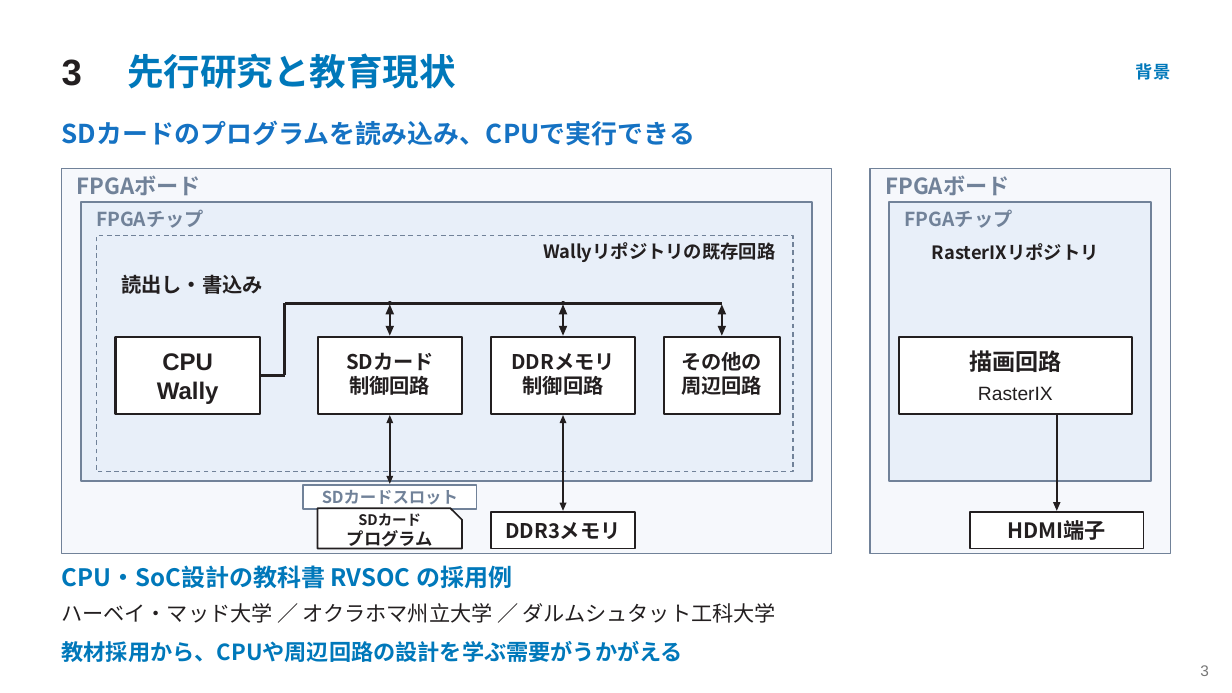
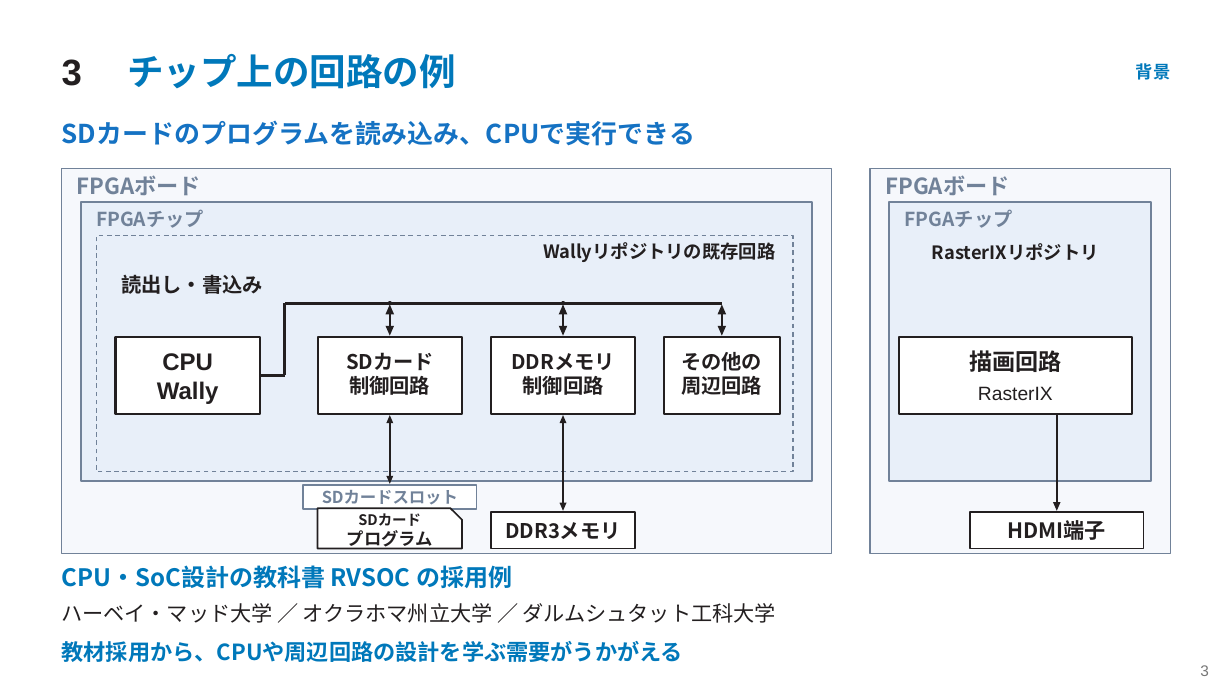
Before and after one commit to SoshiroFujimori/wally-game-console-research, a slide deck: slide 3 of docs/presentation/中間発表_主要事項.pptx. Drawn at 1232x693 pixels with LibreOffice and Linux fonts; fonts in the diff are those of the drawing. Boxes give left, top, right and bottom in pixels: in the first picture for what was removed or moved away, otherwise in the second. Text is boxed around its words. In the diff, an @@ line names an element or a change of style, - is before the commit and + after.

```diff
--- a/docs/presentation/中間発表_主要事項.pptx
+++ b/docs/presentation/中間発表_主要事項.pptx
@@ text at [127, 54, 456, 89]: text changed @@
-先行研究と教育現状
+チップ上の回路の例
```
Also in this commit, not shown: 8 other slides changed, 11 other files.
